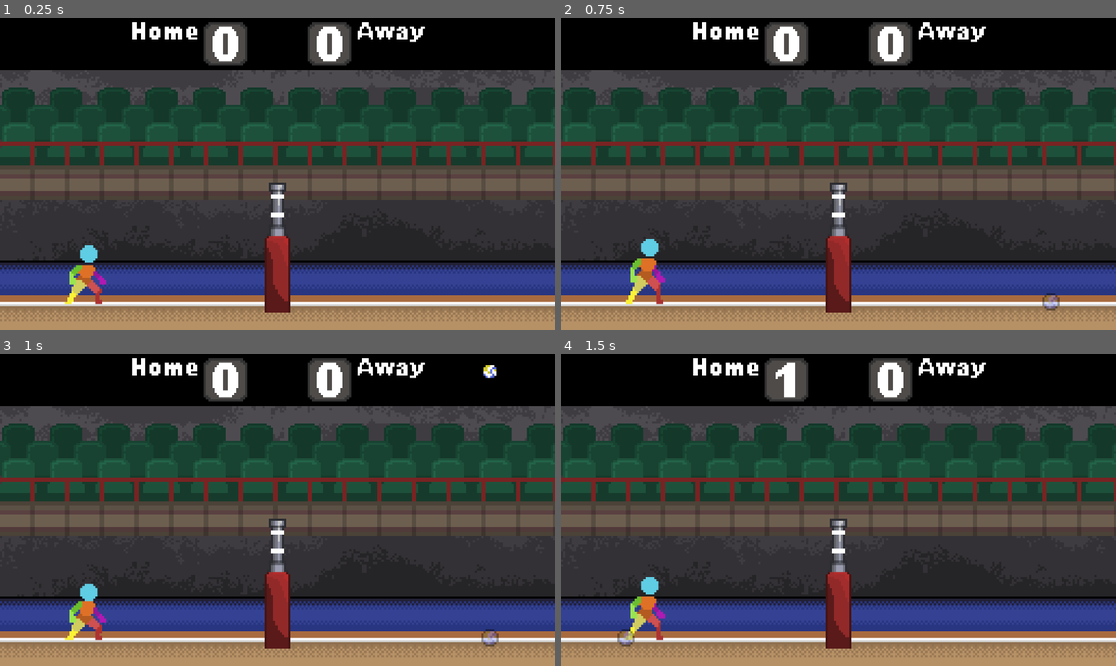
Above: before the commit, frames 1-4 (two rows, left to right).
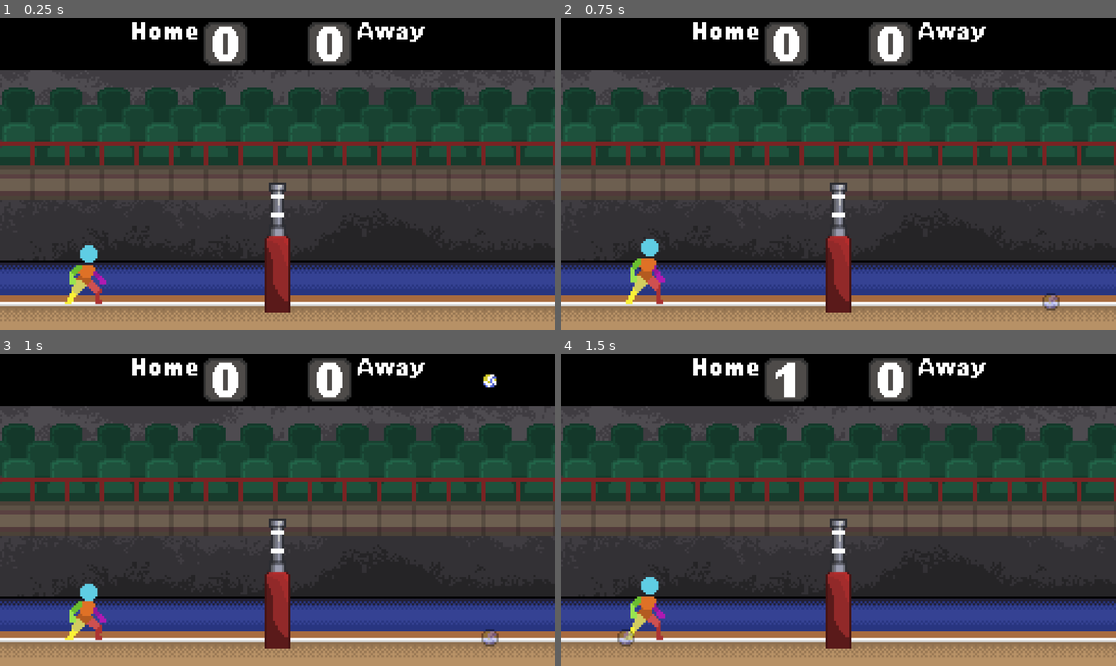
Above: after the commit, the same moments.

Repository: wonderdip/Arcade-Game
Game: Godot game, scene res://Scenes/world.tscn
Same seed, same stepped clock (60 frames per second), same inputs: the game is played once before the commit and once after it. This scene is started directly instead of the project's main scene.
Inputs:
- Up to frame 1 (0.25 s): no input
- Up to frame 2 (0.75 s): tap Q (spawnball_1) at 0.6 s
- Up to frame 3 (1 s): no input
- Up to frame 4 (1.5 s): tap Q (spawnball_1) at 1.35 s

Frames 1-2 are identical in both runs. In frame 3, 0.2% of the frame differs, in the area x 87-90%, y 3-11%; in frame 4, nothing differs.

Commit message:
multiplayer works

Diff:
--- a/Scenes/ball.tscn
+++ b/Scenes/ball.tscn
@@ -9,6 +9,26 @@
 
 [sub_resource type="CircleShape2D" id="CircleShape2D_ij5cq"]
 radius = 4.0
+
+[sub_resource type="SceneReplicationConfig" id="SceneReplicationConfig_ij5cq"]
+properties/0/path = NodePath(".:position")
+properties/0/spawn = true
+properties/0/replication_mode = 1
+properties/1/path = NodePath(".:rotation")
+properties/1/spawn = true
+properties/1/replication_mode = 1
+properties/2/path = NodePath(".:linear_velocity")
+properties/2/spawn = true
+properties/2/replication_mode = 1
+properties/3/path = NodePath(".:angular_velocity")
+properties/3/spawn = true
+properties/3/replication_mode = 1
+properties/4/path = NodePath(".:current_player_side")
+properties/4/spawn = true
+properties/4/replication_mode = 1
+properties/5/path = NodePath(".:scored")
+properties/5/spawn = true
+properties/5/replication_mode = 1
 
 [node name="Ball" type="RigidBody2D" groups=["ball"]]
 collision_layer = 2
@@ -39,3 +59,6 @@
 modulate = Color(0.5137255, 0.5647059, 1, 0.3647059)
 position = Vector2(9, 0)
 texture = ExtResource("1_d60mj")
+
+[node name="MultiplayerSynchronizer" type="MultiplayerSynchronizer" parent="."]
+replication_config = SubResource("SceneReplicationConfig_ij5cq")
--- a/Scenes/main_menu.tscn
+++ b/Scenes/main_menu.tscn
@@ -11,19 +11,19 @@
 grow_vertical = 2
 script = ExtResource("1_28flt")
 
-[node name="VBoxContainer" type="VBoxContainer" parent="."]
+[node name="Server" type="VBoxContainer" parent="."]
 layout_mode = 0
 offset_right = 40.0
 offset_bottom = 40.0
 
-[node name="Server" type="Button" parent="VBoxContainer"]
+[node name="Server" type="Button" parent="Server"]
 layout_mode = 2
-text = "Server"
+text = "Create Server"
 
-[node name="Client" type="Button" parent="VBoxContainer"]
+[node name="Join" type="Button" parent="Server"]
 layout_mode = 2
-text = "Client
+text = "Join
 "
 
-[connection signal="pressed" from="VBoxContainer/Server" to="." method="_on_server_pressed"]
-[connection signal="pressed" from="VBoxContainer/Client" to="." method="_on_client_pressed"]
+[connection signal="pressed" from="Server/Server" to="." method="_on_server_pressed"]
+[connection signal="pressed" from="Server/Join" to="." method="_on_client_pressed"]
--- a/Scenes/world.tscn
+++ b/Scenes/world.tscn
@@ -59,6 +59,9 @@
 size = Vector2(128, 17)
 
 [sub_resource type="SceneReplicationConfig" id="SceneReplicationConfig_c5t2i"]
+properties/0/path = NodePath("ScoreBoard:last_point")
+properties/0/spawn = true
+properties/0/replication_mode = 1
 
 [node name="World" type="Node2D"]
 script = ExtResource("1_fo5ed")
--- a/Scripts/ball.gd
+++ b/Scripts/ball.gd
@@ -8,8 +8,14 @@
 @export var max_velocity: float = 500.0
 @onready var landing_ray: RayCast2D = $LandingRay
 @onready var landing_sprite: Sprite2D = $"Landing Sprite"
-var current_player_side: int = 0
-var scored: bool = false
+
+# These need to be synced
+var current_player_side: int = 0:
+	set(value):
+		current_player_side = value
+var scored: bool = false:
+	set(value):
+		scored = value
 
 var normal_linear_damp: float = 0.5
 var is_hovering: bool = false
@@ -22,11 +28,14 @@
 	normal_linear_damp = linear_damp
 	body_entered.connect(_on_body_entered)
 
-	# Only process physics on server
+	# Only process physics on server, but allow visibility on clients
 	if multiplayer.is_server():
 		freeze = false
 		sleeping = false
-		print("Ball spawned on server - Freeze: ", freeze, " | Sleeping: ", sleeping)
+		print("Ball spawned on server at position: ", global_position)
+	else:
+		# On clients, just show the ball but don't simulate physics
+		print("Ball spawned on client at position: ", global_position)
 
 func _physics_process(_delta: float) -> void:
 	# Keep the raycast pointing straight down in world space
@@ -50,14 +59,12 @@
 		is_hovering = true
 		gravity_scale = hover_gravity_scale
 		linear_damp = hover_linear_damp
-		print("Ball entering hover zone")
 
 func exit_hover_zone():
 	if is_hovering:
 		is_hovering = false
 		gravity_scale = normal_gravity_scale
 		linear_damp = normal_linear_damp
-		print("Ball exiting hover zone")
 
 func _on_body_entered(body: Node):
 	# Only process on server
--- a/Scripts/main_menu.gd
+++ b/Scripts/main_menu.gd
@@ -1,9 +1,7 @@
 extends Control
-
 
 func _on_server_pressed() -> void:
 	Networkhandler.start_server()
 
-
 func _on_client_pressed() -> void:
 	Networkhandler.start_client()
--- a/Scripts/player.gd
+++ b/Scripts/player.gd
@@ -17,6 +17,7 @@
 
 # Player-specific input suffixes
 var input_suffix: String = "_1"
+var is_local_mode: bool = false
 
 @onready var sprite: AnimatedSprite2D = $Sprite
 @onready var player_arms: Node2D = $"Player Arms"
@@ -27,19 +28,30 @@
 func _ready() -> void:
 	player_arms.visible = false
 
-	# Determine which player this is based on multiplayer peer ID
-	var peer_id = name.to_int()
-	if multiplayer.get_unique_id() == peer_id:
-		# This is the local player
-		if multiplayer.is_server():
-			input_suffix = "_1"
-			global_position = Vector2(40, 112)  # Left side
-		else:
-			input_suffix = "_2"
-			global_position = Vector2(216, 112)  # Right side
+	# Check if we're in network mode or local mode
+	is_local_mode = multiplayer.multiplayer_peer == null
+
+	if is_local_mode:
+		# Local multiplayer mode - use device IDs
+		# Player name should be "1" or "2" when spawned locally
+		var player_num = name.to_int() if name.is_valid_int() else 1
+		input_suffix = "_" + str(player_num)
+		print("Local mode: Player ", player_num, " using device ", player_num - 1)
+	else:
+		# Network multiplayer mode
+		var peer_id = name.to_int()
+		if multiplayer.get_unique_id() == peer_id:
+			if multiplayer.is_server():
+				input_suffix = "_1"
+				global_position = Vector2(40, 112)
+			else:
+				input_suffix = "_2"
+				global_position = Vector2(216, 112)
 
 func _physics_process(delta: float) -> void:
-	if !is_multiplayer_authority(): return
+	# In local mode, always process. In network mode, check authority
+	if not is_local_mode and !is_multiplayer_authority():
+		return
 
 	# Apply gravity with floaty jump feel
 	if velocity.y < 0:
--- a/Scripts/score_board.gd
+++ b/Scripts/score_board.gd
@@ -5,7 +5,7 @@
 
 var player_two_score: int = 0
 var player_one_score: int = 0
-var last_point = 0
+@export var last_point = 0
 
 func _ready() -> void:
 	player_one_sprite.frame = 0
--- a/Scripts/world.gd
+++ b/Scripts/world.gd
@@ -5,24 +5,43 @@
 @onready var multiplayer_spawner: MultiplayerSpawner = $MultiplayerSpawner
 
 var active_ball: Node2D = null
+var ball_spawned: bool = false
+var is_network_mode: bool = false
 
 func _ready() -> void:
-	# Wait for multiplayer to be ready
-	if not multiplayer.is_server():
-		return
+	# Check if we're in network mode
+	is_network_mode = multiplayer.multiplayer_peer != null
 
-	# Give time for players to spawn first
-	await get_tree().create_timer(0.5).timeout
-	spawn_ball()
+	if is_network_mode:
+		# Network mode - only server spawns ball after client connects
+		if multiplayer.is_server():
+			multiplayer.peer_connected.connect(_on_peer_connected)
+			var peer_count = multiplayer.get_peers().size()
+			if peer_count >= 1:
+				await get_tree().create_timer(1.0).timeout
+				spawn_ball()
+	else:
+		# Local mode - players are already in scene, just wait a moment
+		print("Local multiplayer mode detected")
+		# Ball can be spawned immediately or wait for player input
+
+func _on_peer_connected(id: int):
+	if multiplayer.is_server() and not ball_spawned:
+		print("Client ", id, " connected. Spawning ball...")
+		await get_tree().create_timer(1.0).timeout
+		spawn_ball()
 
 func _physics_process(_delta: float) -> void:
-	# Only server can spawn balls, but both players can press the button
+	# Anyone can spawn ball in local mode, only server in network mode
 	if Input.is_action_just_pressed("spawnball_1") or Input.is_action_just_pressed("spawnball_2"):
-		if multiplayer.is_server():
-			spawn_ball()
+		if is_network_mode:
+			if multiplayer.is_server():
+				spawn_ball()
+			else:
+				rpc_id(1, "request_ball_spawn")
 		else:
-			# Client requests server to spawn ball
-			rpc_id(1, "request_ball_spawn")
+			# Local mode - just spawn directly
+			spawn_ball_local()
 
 @rpc("any_peer", "call_remote")
 func request_ball_spawn():
@@ -30,19 +49,41 @@
 		spawn_ball()
 
 func spawn_ball() -> void:
+	# Network mode spawning
 	if not multiplayer.is_server():
 		return
 
-	# Delete old ball if it exists
 	if active_ball != null and is_instance_valid(active_ball):
 		active_ball.queue_free()
-		await get_tree().process_frame  # Wait for deletion
+		await get_tree().process_frame
 
-	# Instantiate new ball
 	var ball_instance = ball_scene.instantiate()
+
+	if score_board.last_point == 1:
+		ball_instance.position = Vector2(30, -40)
+		ball_instance.current_player_side = 1
+	elif score_board.last_point == 2:
+		ball_instance.position = Vector2(226, -40)
+		ball_instance.current_player_side = 2
+
+	ball_instance.name = "Ball_" + str(Time.get_ticks_msec())
+
+	print("Server spawning ball at position: ", ball_instance.position)
+
+	add_child(ball_instance, true)
 	active_ball = ball_instance
+	ball_spawned = true
 
-	# Set ball properties before adding to scene
+	if not ball_instance.update_score.is_connected(score_board.update_score):
+		ball_instance.update_score.connect(score_board.update_score)
+
+func spawn_ball_local() -> void:
+	# Local mode spawning (no network replication needed)
+	if active_ball != null and is_instance_valid(active_ball):
+		active_ball.queue_free()
+
+	var ball_instance = ball_scene.instantiate()
+
 	if score_board.last_point == 1:
 		ball_instance.global_position = Vector2(30, -40)
 		ball_instance.current_player_side = 1
@@ -50,19 +91,24 @@
 		ball_instance.global_position = Vector2(226, -40)
 		ball_instance.current_player_side = 2
 
-	# Add to scene first
-	add_child(ball_instance, true)
+	print("Local mode: Spawning ball at position: ", ball_instance.global_position)
 
-	# Connect signal after adding to scene tree
+	add_child(ball_instance)
+	active_ball = ball_instance
+
 	if not ball_instance.update_score.is_connected(score_board.update_score):
 		ball_instance.update_score.connect(score_board.update_score)
 
 func _on_player_one_side_body_entered(body: Node2D) -> void:
 	if body.is_in_group("ball"):
+		if is_network_mode and not multiplayer.is_server():
+			return
 		body.current_player_side = 1
 
 func _on_player_two_side_body_entered(body: Node2D) -> void:
 	if body.is_in_group("ball"):
+		if is_network_mode and not multiplayer.is_server():
+			return
 		body.current_player_side = 2
 
 func _on_block_zone_body_entered(body: Node2D):
Not shown: 1 places in Scenes/ball.tscn that only renumber resources
